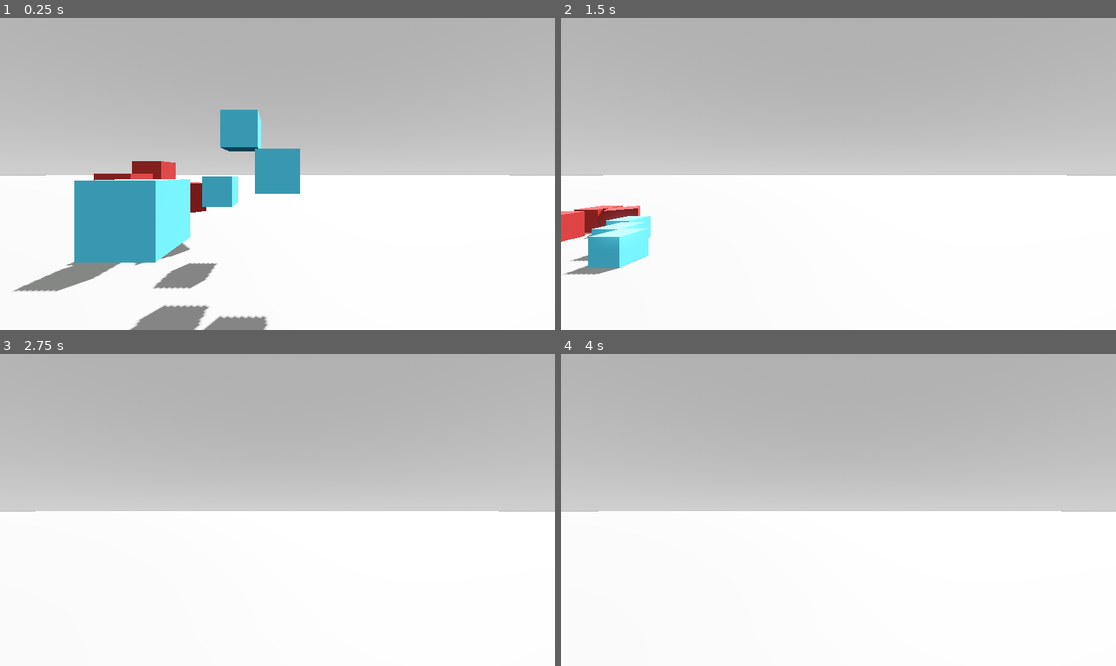
Above: before the commit, frames 1-4 (two rows, left to right).
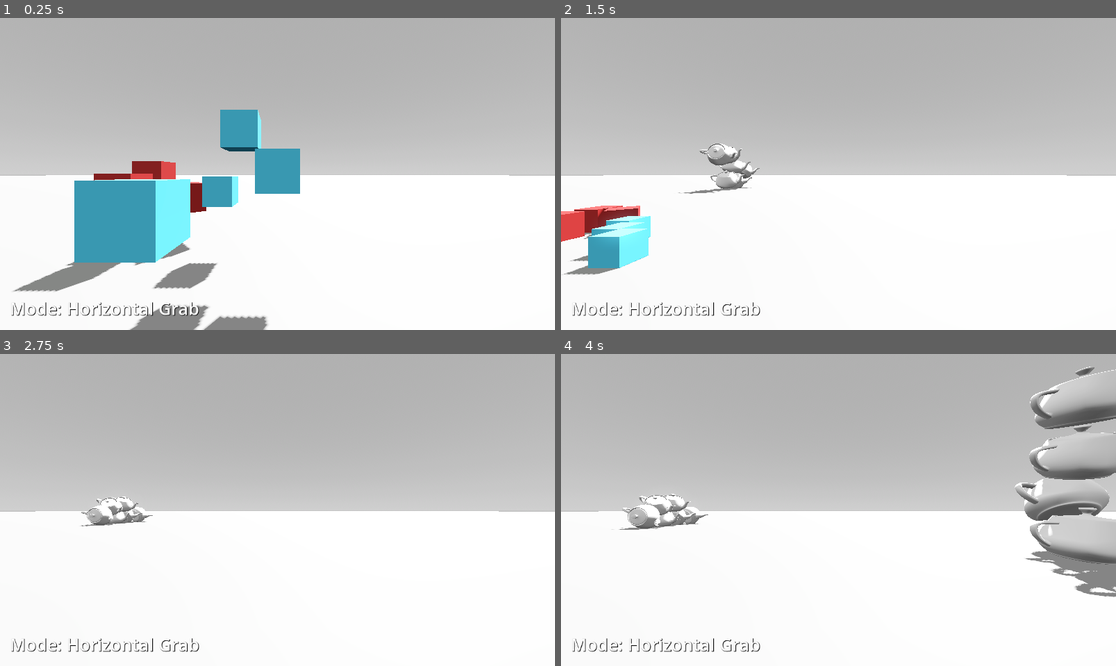
Above: after the commit, the same moments.

Repository: ktnlvr/table
Game: Godot game, scene res://scenes/base.tscn
Same seed, same stepped clock (60 frames per second), same inputs: the game is played once before the commit and once after it.
Inputs (mouse positions are in pixels of both pictures, inside the frame that each line leads up to):
- Up to frame 1 (0.25 s): no input
- Up to frame 2 (1.5 s): tap Enter (Lock Height) at 0.5 s; move the mouse to (960, 158) at 0.52 s; hold D (Right) 0.53-1.28 s; hold T 0.53-1.28 s; click (960, 158) at 0.6 s; move the mouse to (727, 189) at 1.27 s; hold S (Back) from 1.28 s (still down); tap T at 1.35 s
- Up to frame 3 (2.75 s): click (166, 525) at 1.55 s; move the mouse to (333, 441) at 2.02 s; release S (Back) at 2.03 s; hold D (Right) from 2.03 s (still down); hold Shift (Boost) from 2.03 s (still down); tap T at 2.3 s
- Up to frame 4 (4 s): move the mouse to (810, 572) at 2.77 s; release D (Right) at 2.78 s; release Shift (Boost) at 2.78 s; hold W (Forward) 2.78-3.53 s; click (810, 572) at 2.85 s; move the mouse to (1005, 556) at 3.52 s; hold A (Left) from 3.53 s (still down); hold Ctrl (Freeze) from 3.53 s (still down); tap T at 3.8 s

The runs differ from the first frame. In frame 1, 0.4% of the frame differs, in the area x 2-36%, y 91-96%; in frame 2, 1.0%; in frame 3, 1.0%; in frame 4, 7.2%, in the area x 2-100%, y 4-96%.

Commit message:
Add resources to handle custom objects

Diff:
--- /dev/null
+++ b/data/miniatures/Box.tres
@@ -0,0 +1,11 @@
+[gd_resource type="Resource" script_class="Miniature" load_steps=3 format=3 uid="uid://bksw1istoywkw"]
+
+[ext_resource type="Script" path="res://scripts/data/Miniature.gd" id="1_ifjrw"]
+
+[sub_resource type="BoxMesh" id="BoxMesh_bhi01"]
+
+[resource]
+script = ExtResource("1_ifjrw")
+display_name = "Box"
+mesh = SubResource("BoxMesh_bhi01")
+density = 1.0
--- /dev/null
+++ b/data/miniatures/Teapot.tres
@@ -0,0 +1,16 @@
+[gd_resource type="Resource" script_class="Miniature" load_steps=4 format=3 uid="uid://c7v7qhq0k2ha7"]
+
+[ext_resource type="ArrayMesh" uid="uid://cet3vdcvmynbp" path="res://data/meshes/Teapot.obj" id="1_cqma3"]
+[ext_resource type="Script" path="res://scripts/data/Miniature.gd" id="2_acbrf"]
+
+[sub_resource type="StandardMaterial3D" id="StandardMaterial3D_oytmu"]
+cull_mode = 2
+diffuse_mode = 1
+grow_amount = -0.369
+
+[resource]
+script = ExtResource("2_acbrf")
+display_name = "Utah Teapot"
+mesh = ExtResource("1_cqma3")
+material = SubResource("StandardMaterial3D_oytmu")
+density = 1.0
--- a/scenes/base.tscn
+++ b/scenes/base.tscn
@@ -1,6 +1,6 @@
 [gd_scene load_steps=8 format=3 uid="uid://dp2m5t6jlvmut"]
 
-[ext_resource type="Script" path="res://scripts/Flycam.gd" id="1_sxlxr"]
+[ext_resource type="PackedScene" uid="uid://dlfkblp1gg5h4" path="res://scenes/prefabs/player.tscn" id="1_tno6j"]
 
 [sub_resource type="ProceduralSkyMaterial" id="ProceduralSkyMaterial_ekj6a"]
 sky_top_color = Color(0.55, 0.55, 0.55, 1)
@@ -15,6 +15,7 @@
 background_mode = 2
 sky = SubResource("Sky_1irt4")
 tonemap_mode = 2
+ssao_enabled = true
 glow_enabled = true
 
 [sub_resource type="BoxShape3D" id="BoxShape3D_3olws"]
@@ -38,11 +39,7 @@
 transform = Transform3D(1000, 0, 0, 0, 1, 0, 0, 0, 1000, 0, -0.5, 0)
 use_collision = true
 
-[node name="Player" type="Node3D" parent="."]
-transform = Transform3D(1, 0, 0, 0, 1, 0, 0, 0, 1, 0, 3, 5)
-
-[node name="Camera3D" type="Camera3D" parent="Player"]
-script = ExtResource("1_sxlxr")
+[node name="Player" parent="." instance=ExtResource("1_tno6j")]
 
 [node name="Blue Boxes" type="Node3D" parent="."]
 
--- /dev/null
+++ b/scenes/prefabs/player.tscn
@@ -0,0 +1,27 @@
+[gd_scene load_steps=3 format=3 uid="uid://dlfkblp1gg5h4"]
+
+[ext_resource type="Script" path="res://scripts/controls/Flycam.gd" id="1_frclp"]
+[ext_resource type="Resource" uid="uid://c7v7qhq0k2ha7" path="res://data/miniatures/Teapot.tres" id="2_y24hh"]
+
+[node name="Player" type="Node3D"]
+transform = Transform3D(1, 0, 0, 0, 1, 0, 0, 0, 1, 0, 3, 5)
+
+[node name="Camera" type="Camera3D" parent="."]
+script = ExtResource("1_frclp")
+active_miniature = ExtResource("2_y24hh")
+
+[node name="Canvas" type="CanvasLayer" parent="Camera"]
+
+[node name="Status Label" type="Label" parent="Camera/Canvas"]
+anchors_preset = 9
+anchor_bottom = 1.0
+offset_left = 20.0
+offset_top = 20.0
+offset_right = 312.0
+offset_bottom = -20.0
+grow_vertical = 2
+theme_override_colors/font_shadow_color = Color(0, 0, 0, 1)
+theme_override_font_sizes/font_size = 36
+text = "Hello, world!
+"
+vertical_alignment = 2
--- a/scripts/Flycam.gd
+++ b/scripts/controls/Flycam.gd
@@ -1,6 +1,7 @@
 extends Camera3D
 
 @onready var parent = $".."
+@onready var status = $"Canvas/Status Label"
 
 const INTERACTION_RAY_LENGTH = 1200.
 
@@ -21,6 +22,8 @@
 
 var last_raycast_from := Vector3.ZERO
 var last_raycast_to := Vector3.ZERO
+
+@export var active_miniature: Miniature
 
 func try_grab(result):
 	if result:
@@ -44,8 +47,6 @@
 
 		if Input.is_action_just_pressed("Do"):
 			held_item = null
-		if Input.is_action_just_released("Do"):
-			held_item.global_position = target
 	else:
 		if Input.is_action_just_pressed("Do"):
 			try_grab(raycast)
@@ -54,7 +55,19 @@
 	if mode == HORIZONTAL_GRAB:
 		_process_horizontal_grab(dt, hovered)
 
+func _mode_to_str() -> String:
+	if mode == HORIZONTAL_GRAB:
+		return "Horizontal Grab"
+	return "?????"
+
+func _update_status_text():
+	status.text = ""
+	status.text += "Mode: " + _mode_to_str() + "\n"
+	status.text += ""
+
 func _process(dt: float) -> void:
+	_update_status_text()
+
 	if Input.is_action_just_pressed("Lock Height"):
 		locked_height = not locked_height
 
@@ -109,5 +122,7 @@
 		query.exclude = Array([held_item.get_rid()])
 
 	var result = space.intersect_ray(query)
+	if result and Input.is_key_pressed(KEY_T):
+		var thing = active_miniature.instantiate(self, result['position'] + Vector3.UP * 3)
 
 	_process_mode(dt, result)
--- /dev/null
+++ b/scripts/data/Miniature.gd
@@ -0,0 +1,53 @@
+class_name Miniature extends Resource
+
+@export var display_name: String
+@export var mesh: Mesh
+@export var material: Material
+
+@export_category("Misc")
+@export var density: float = 1
+
+var _cached_shape: ConvexPolygonShape3D = null
+var _cached_volume: float = INF
+
+func shape() -> ConvexPolygonShape3D:
+	if not _cached_shape:
+		_cached_shape = mesh.create_convex_shape(true, true)
+	return _cached_shape
+
+func _triangle_volume(a: Vector3, b: Vector3, c: Vector3) -> float:
+	return a.dot(b.cross(c)) / 6.
+
+func volume() -> float:
+	if _cached_volume == INF:
+		_cached_volume = 0
+		var mesh_data = MeshDataTool.new()
+		mesh_data.create_from_surface(mesh, 0)
+		for i in range(mesh_data.get_face_count()):
+			var p0 = mesh_data.get_vertex(mesh_data.get_face_vertex(i, 0))
+			var p1 = mesh_data.get_vertex(mesh_data.get_face_vertex(i, 1))
+			var p2 = mesh_data.get_vertex(mesh_data.get_face_vertex(i, 2))
+			_cached_volume += _triangle_volume(p0, p1, p2)
+		_cached_volume = abs(_cached_volume)
+	return _cached_volume
+
+func mass() -> float:
+	return volume() * density
+
+func instantiate(instantiator: Node3D, at: Vector3) -> Node3D:
+	var rb = RigidBody3D.new()
+	instantiator.get_tree().root.add_child(rb)
+	rb.global_position = at
+	rb.mass = mass()
+
+	var csg_mesh = CSGMesh3D.new()
+	csg_mesh.mesh = mesh
+	if material != null:
+		csg_mesh.material = material
+	rb.add_child(csg_mesh)
+
+	var collider = CollisionShape3D.new()
+	collider.shape = shape()
+	rb.add_child(collider)
+
+	return rb
--- /dev/null
+++ b/scripts/interactions/Interactible.gd
@@ -0,0 +1 @@
+class_name Interactible extends Node3D
--- /dev/null
+++ b/scripts/interactions/InteractibleMiniature.gd
@@ -0,0 +1,10 @@
+class_name InteractibleMiniature extends Interactible
+
+var _rigidbody: RigidBody3D
+var _mesh: CSGMesh3D
+
+func rigidbody() -> RigidBody3D:
+	return _rigidbody
+
+func mesh() -> CSGMesh3D:
+	return _mesh
Not shown, added: data/meshes/Teapot.obj
Not shown, added: data/meshes/Teapot.obj.import
Not shown, added: scenes/prefabs/plaA59E.tmp
